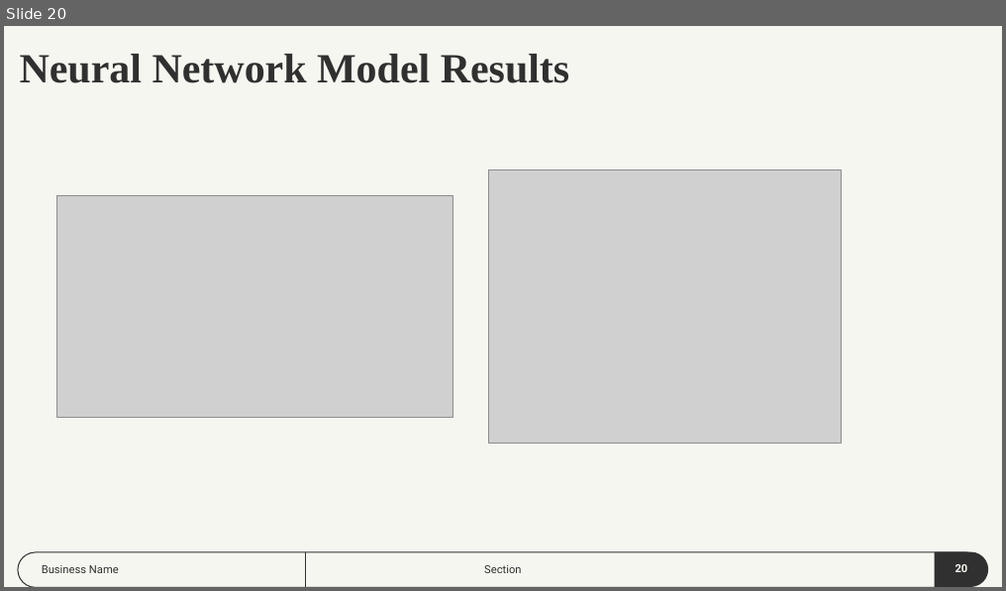
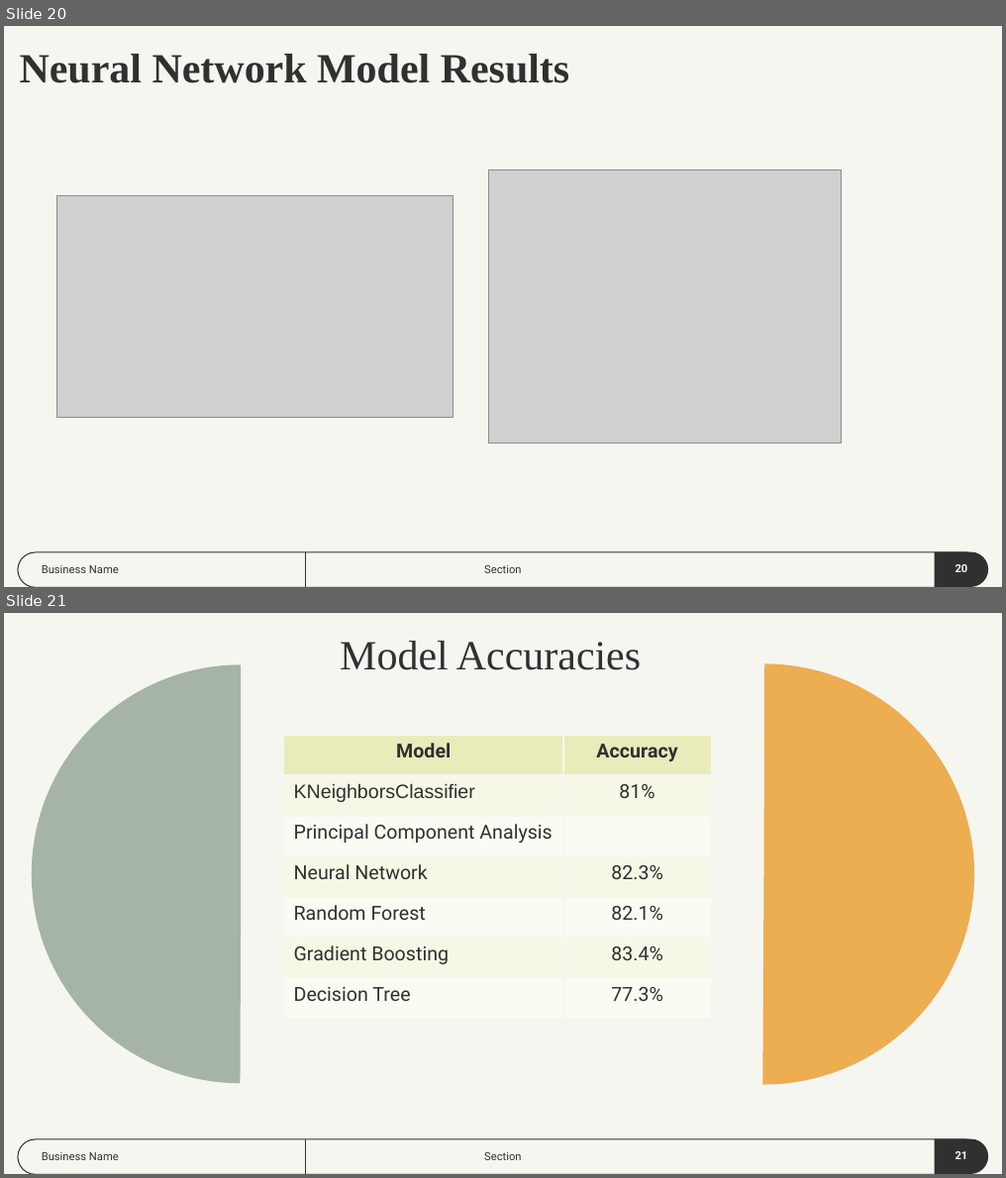
Before and after one commit to dmartinj12/Census_Inequality, a slide deck: Census Inequality Project.pptx. Shown one above the other, each under a label of ours: slide 20 before the commit, slides 20 and 21 after it. The pictures are 1006x591 and 1006x1178 pixels, drawn with LibreOffice and Linux fonts; fonts in the diff are those of the drawing; grey boxes stand for pictures. Boxes give left, top, right and bottom in pixels: in the first picture for what was removed or moved away, otherwise in the second. Text is boxed around its words. In the diff, an @@ line names an element or a change of style, - is before the commit and + after.

```diff
--- a/Census Inequality Project.pptx
+++ b/Census Inequality Project.pptx
@@ slide 21 added at (x1=4, y1=613, x2=1002, y2=1174), background #F6F6F1; not listed: 3 template elements that a slide beside it also shows @@
@@ title added at (x1=340, y1=641, x2=641, y2=670), 30 pt, text #303030 @@
+Model Accuracies
@@ pie slice (boxed as its full ellipse) added at (x1=31, y1=664, x2=450, y2=1084), fill #A5B4A5 @@
@@ pie slice (boxed as its full ellipse) added at (x1=553, y1=663, x2=975, y2=1085), fill #EDAD51 @@
@@ table added at (x1=283, y1=736, x2=711, y2=1019), 7 rows, 2 columns @@
+Model | Accuracy
+KNeighborsClassifier | 81%
+Principal Component Analysis | 
+Neural Network | 82.3%
+Random Forest | 82.1%
+Gradient Boosting | 83.4%
+Decision Tree | 77.3%
@@ subtitle added at (x1=42, y1=1153, x2=119, y2=1160), 8 pt, text #303030 @@
+Business Name
@@ subtitle added at (x1=484, y1=1153, x2=521, y2=1160), 8 pt, text #303030 @@
+Section
@@ page number added at (x1=955, y1=1152, x2=968, y2=1159), 8 pt, text #F6F6F1, bold @@
+21
```
Also in this commit, not shown: 4 other slides added, 4 slides removed, 1 other file.
